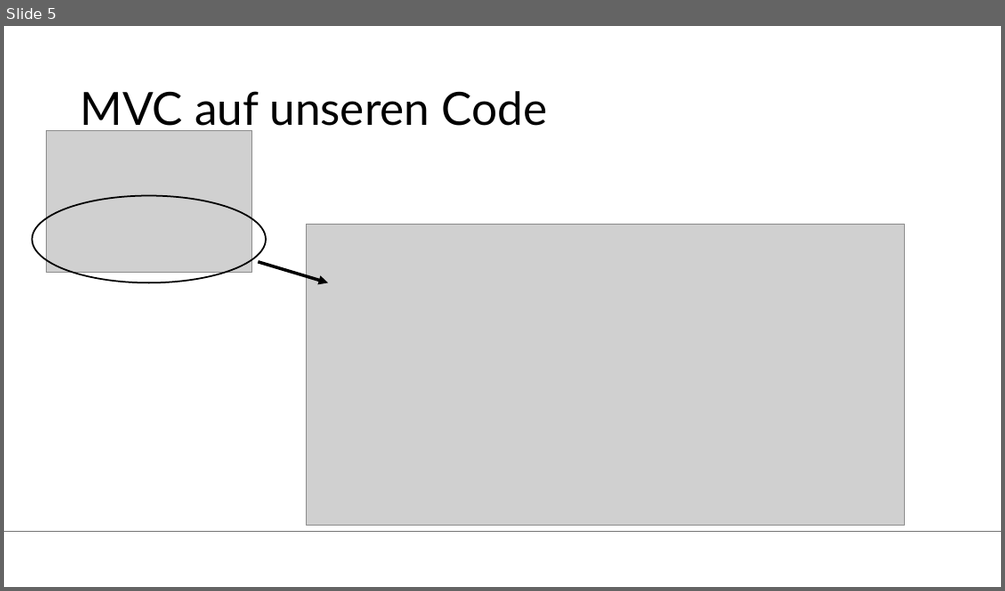
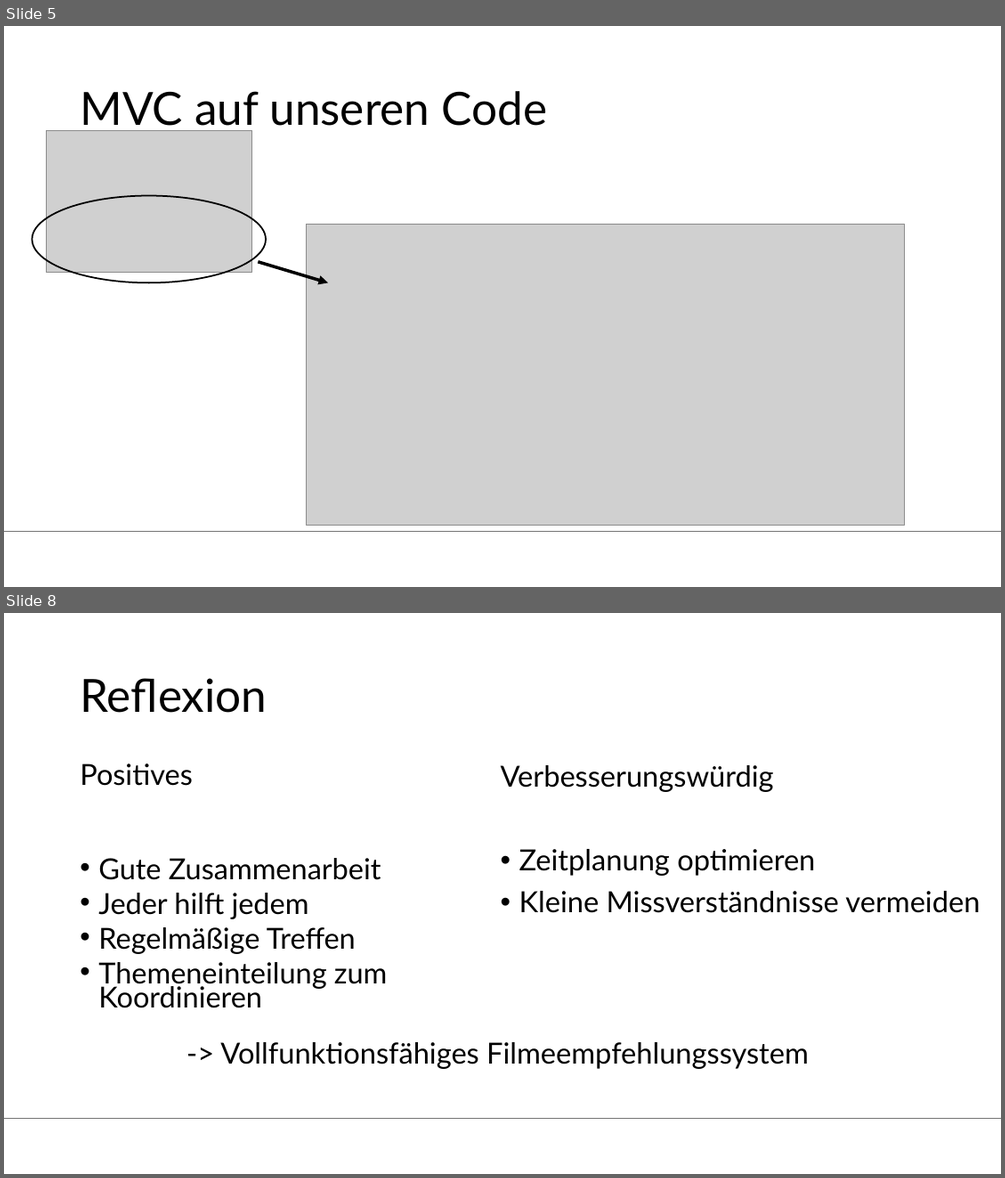
Before and after one commit to Tristan-Bihler/2_Semester_Projekt, a slide deck: Dokumentation/Folien Carina.pptx. Shown one above the other, each under a label of ours: slide 5 before the commit, slides 5 and 8 after it; the slides between them are not shown. The pictures are 1005x591 and 1005x1178 pixels, drawn with LibreOffice and Linux fonts; fonts in the diff are those of the drawing; grey boxes stand for pictures; background and template pictures are left out. Boxes give left, top, right and bottom in pixels: in the first picture for what was removed or moved away, otherwise in the second. Text is boxed around its words. In the diff, an @@ line names an element or a change of style, - is before the commit and + after.

```diff
--- a/Dokumentation/Folien Carina.pptx
+++ b/Dokumentation/Folien Carina.pptx
@@ slide 8 added at (4, 613, 1001, 1174), background #FFFFFF; not listed: 1 template element that a slide beside it also shows @@
@@ title added at (80, 678, 267, 713), 44 pt, text #000000 @@
+Reflexion
@@ text added at (80, 763, 388, 1008), 27.9 pt, text #000000 @@
+Positives
+• Gute Zusammenarbeit
+• Jeder hilft jedem
+• Regelmäßige Treffen
+• Themeneinteilung zum Koordinieren
@@ text added at (501, 765, 979, 913), 28 pt, text #000000 @@
+Verbesserungswürdig
+• Zeitplanung optimieren
+• Kleine Missverständnisse vermeiden
@@ text added at (220, 1042, 809, 1069), 28 pt, text #000000 @@
+-> Vollfunktionsfähiges Filmeempfehlungssystem
```
Also in this commit, not shown: 3 slides changed.
